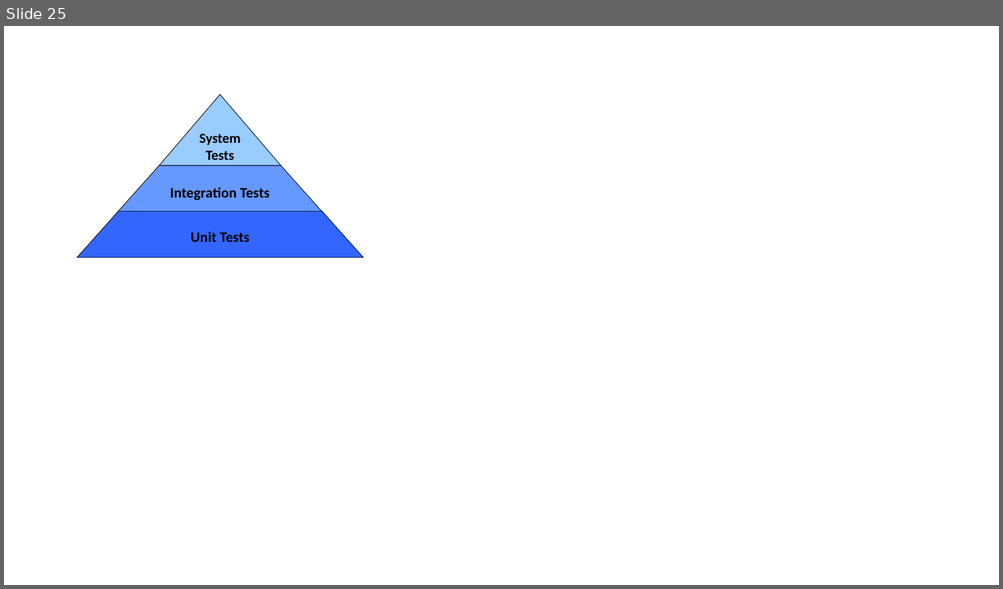
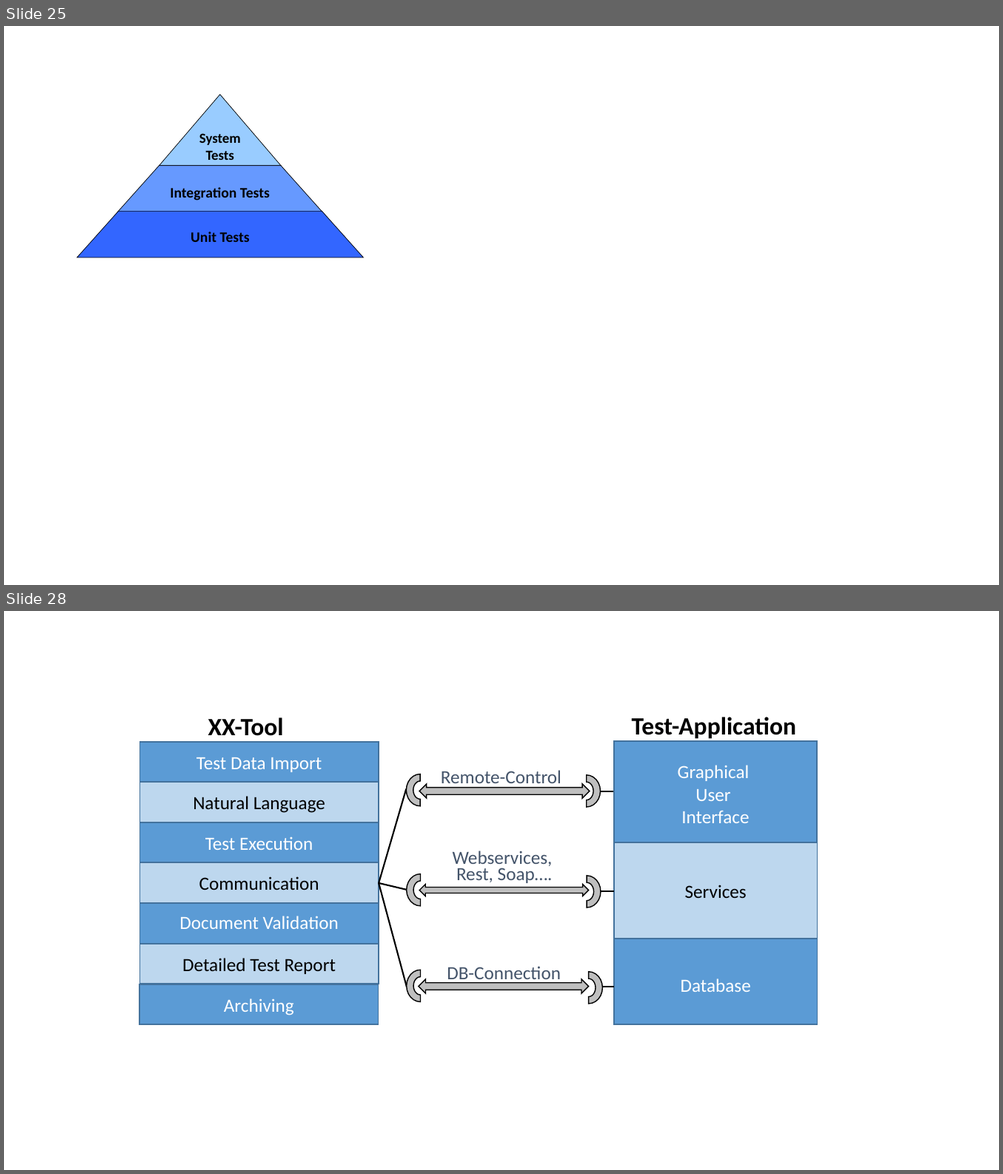
Before and after one commit to iks-gmbh-tools/SysNat, a slide deck: documentation/Figures.pptx. Shown one above the other, each under a label of ours: slide 25 before the commit, slides 25 and 28 after it; the slides between them are not shown. The pictures are 1003x589 and 1003x1174 pixels, drawn with LibreOffice and Linux fonts; fonts in the diff are those of the drawing. Boxes give left, top, right and bottom in pixels: in the first picture for what was removed or moved away, otherwise in the second. Text is boxed around its words. In the diff, an @@ line names an element or a change of style, - is before the commit and + after.

Commit message:
documentation updated

```diff
--- a/documentation/Figures.pptx
+++ b/documentation/Figures.pptx
@@ slide 28 added at bbox=[4, 611, 999, 1170], background #FFFFFF @@
@@ text added at bbox=[208, 718, 284, 742], 24 pt, text #000000, bold @@
+XX-Tool
@@ text added at bbox=[632, 717, 796, 739], 24 pt, text #000000, bold @@
+Test-Application
@@ rectangle added at bbox=[140, 741, 378, 782], fill #5B9BD5, outline #43739E 1 pt, 18 pt, text #FFFFFF @@
+Test Data Import
@@ rectangle added at bbox=[614, 741, 817, 847], fill #5B9BD5, outline #43739E 1 pt, 18 pt, text #FFFFFF @@
+Graphical
+User
+Interface
@@ rectangle added at bbox=[140, 783, 378, 823], fill #BDD7EE, outline #43739E 1 pt, 18 pt, text #000000 @@
+Natural Language
@@ arch (boxed as its full ring) added at bbox=[406, 775, 434, 806], fill #BFBFBF, outline #000000 1 pt @@
@@ left right arrow added at bbox=[420, 784, 589, 798], fill #BFBFBF, outline #000000 1 pt @@
@@ text added at bbox=[441, 770, 561, 789], 18 pt, text #44546A @@
+Remote-Control
@@ arch (boxed as its full ring) added at bbox=[572, 775, 600, 807], fill #BFBFBF, outline #000000 1 pt @@
@@ line added from (378, 883) to (406, 789), #000000 1.5 pt @@
@@ line added from (600, 792) to (613, 792), #000000 1.5 pt @@
@@ rectangle added at bbox=[140, 823, 378, 863], fill #5B9BD5, outline #43739E 1 pt, 18 pt, text #FFFFFF @@
+Test Execution
@@ text added at bbox=[452, 851, 552, 883], 18 pt, text #44546A @@
+Webservices,
+Rest, Soap….
@@ rectangle added at bbox=[614, 843, 817, 940], fill #BDD7EE, outline #43739E 1 pt, 18 pt, text #000000 @@
+Services
@@ rectangle added at bbox=[140, 863, 378, 903], fill #BDD7EE, outline #43739E 1 pt, 18 pt, text #000000 @@
+Communication
@@ arch (boxed as its full ring) added at bbox=[407, 874, 435, 906], fill #BFBFBF, outline #000000 1 pt @@
@@ arch (boxed as its full ring) added at bbox=[572, 876, 600, 908], fill #BFBFBF, outline #000000 1 pt @@
@@ line added from (378, 883) to (407, 988), #000000 1.5 pt @@
@@ line added from (378, 883) to (406, 890), #000000 1.5 pt @@
@@ left right arrow added at bbox=[420, 885, 589, 897], fill #BFBFBF, outline #000000 1 pt @@
@@ line added from (600, 891) to (614, 891), #000000 1.5 pt @@
@@ rectangle added at bbox=[140, 904, 378, 945], fill #5B9BD5, outline #43739E 1 pt, 18 pt, text #FFFFFF @@
+Document Validation
@@ rectangle added at bbox=[614, 901, 817, 1025], fill #5B9BD5, outline #43739E 1 pt, 18 pt, text #FFFFFF @@
+Database
@@ rectangle added at bbox=[140, 944, 378, 984], fill #BDD7EE, outline #43739E 1 pt, 18 pt, text #000000 @@
+Detailed Test Report
@@ rectangle added at bbox=[139, 985, 378, 1025], fill #5B9BD5, outline #43739E 1 pt, 18 pt, text #FFFFFF @@
+Archiving
@@ arch (boxed as its full ring) added at bbox=[407, 970, 435, 1002], fill #BFBFBF, outline #000000 1 pt @@
@@ left right arrow added at bbox=[418, 980, 588, 994], fill #BFBFBF, outline #000000 1 pt @@
@@ text added at bbox=[447, 966, 560, 984], 18 pt, text #44546A @@
+DB-Connection
@@ arch (boxed as its full ring) added at bbox=[575, 972, 603, 1004], fill #BFBFBF, outline #000000 1 pt @@
@@ line added from (602, 987) to (614, 987), #000000 1.5 pt @@
```
Also in this commit, not shown: 2 other slides added, 3 other files.
